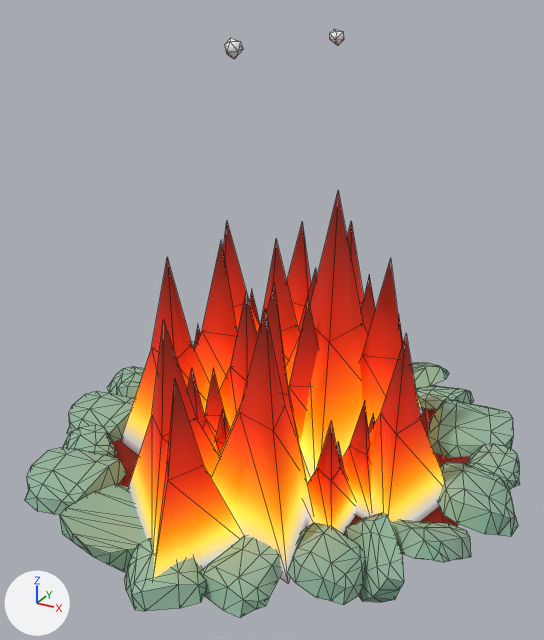
What one commit did to the glTF model assets/memoryLane/campfire.glb.
One viewpoint serves both versions: a camera (50 mm lens) standing at (4.37, 27.209, 54.625) and looking at (3.401, 28.97, 53.745). Arrows for +X, +Y and +Z are at lower left; the lights stay in place. Mesh edges are drawn as thin lines. Where no turn or scale is listed for an object, it has been applied to the vertices.

In view in the first picture: 'Circle', 'RockSmall_01.002', 'SmallFire'.
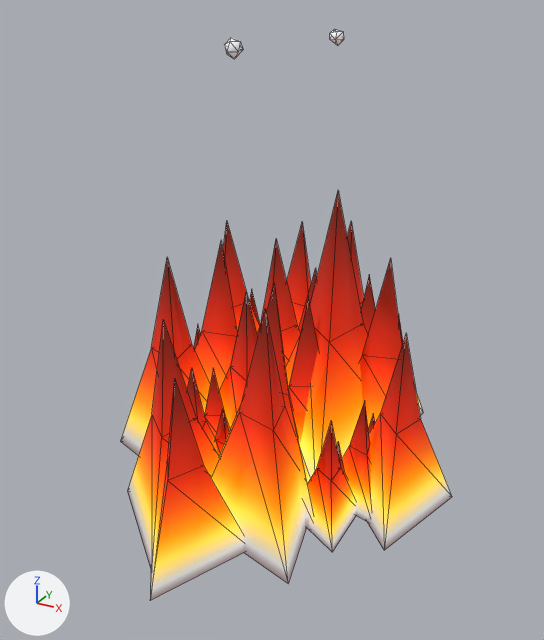
The newer file is also turned or shifted as a whole; pictures and numbers use the older file's frame.

Boxes (x1, y1, x2, y2) around the edits, measured in the pictures (544 x 640 px):
'RockSmall_01.002', deleted (green)
    before: (25, 342, 520, 617)
'Circle', deleted
    before: (112, 408, 470, 554)

The change, as a list of edits to the scene's bpy script:
```text
Remove ob_rocksmall_01_002:
    ob_rocksmall_01_002 = bpy.data.objects.new('RockSmall_01.002', me_untitled_003)
    ob_rocksmall_01_002.location = (3.202, 28.45, 53.311)
Remove ob_circle:
    ob_circle = bpy.data.objects.new('Circle', me_circle)
    ob_circle.location = (3.406, 29.079, 53.27)
```
